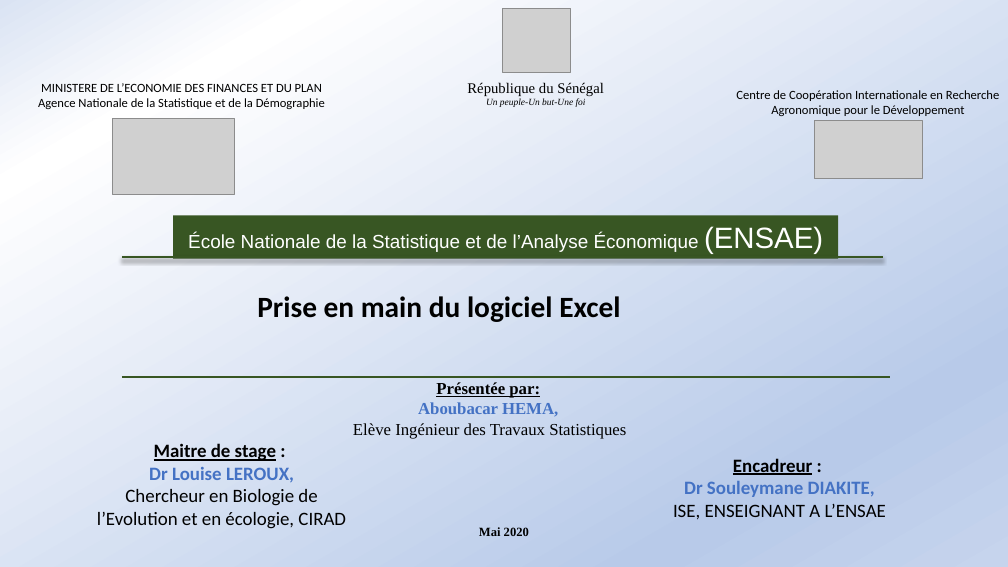
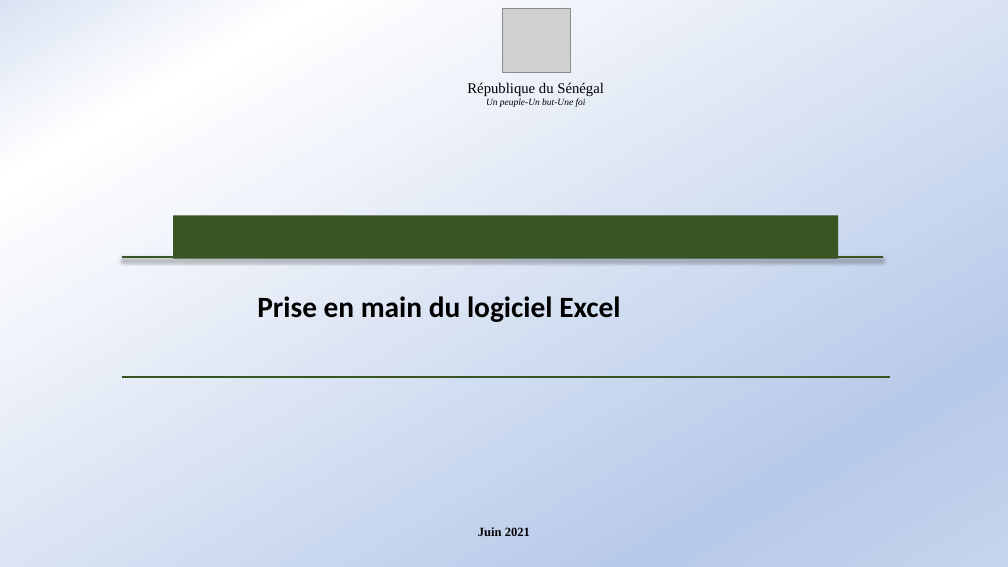
Before and after one commit to Abson-dev/Formation-Excel-IFDC, a slide deck: slide 1 of Cours/IFDC_2.pptx. Drawn at 1008x567 pixels with LibreOffice and Linux fonts; fonts in the diff are those of the drawing; grey boxes stand for pictures. Boxes give left, top, right and bottom in pixels: in the first picture for what was removed or moved away, otherwise in the second. Text is boxed around its words. In the diff, an @@ line names an element or a change of style, - is before the commit and + after.

```diff
--- a/Cours/IFDC_2.pptx
+++ b/Cours/IFDC_2.pptx
@@ text removed at (x1=38, y1=83, x2=325, y2=109) @@
-MINISTERE DE L’ECONOMIE DES FINANCES ET DU PLAN
-Agence Nationale de la Statistique et de la Démographie
@@ picture removed at (x1=113, y1=119, x2=234, y2=194) @@
@@ text removed at (x1=736, y1=90, x2=999, y2=116) @@
-Centre de Coopération Internationale en Recherche
-Agronomique pour le Développement
@@ picture removed at (x1=814, y1=120, x2=923, y2=178) @@
@@ text in rectangle at (x1=188, y1=226, x2=823, y2=254): text removed @@
-École Nationale de la Statistique et de l’Analyse Économique (ENSAE)
@@ text removed at (x1=353, y1=382, x2=626, y2=439) @@
-Présentée par:
-Aboubacar HEMA,
-Elève Ingénieur des Travaux Statistiques
@@ text removed at (x1=97, y1=443, x2=346, y2=529) @@
-Maitre de stage :
-Dr Louise LEROUX,
-Chercheur en Biologie de
-l’Evolution et en écologie, CIRAD
@@ text removed at (x1=673, y1=458, x2=886, y2=519) @@
-Encadreur :
-Dr Souleymane DIAKITE,
-ISE, ENSEIGNANT A L’ENSAE
@@ text at (x1=478, y1=527, x2=530, y2=536): text changed @@
-Mai 2020
+Juin 2021
```
Also in this commit, not shown: 6 other slides changed, 4 slides added, 1 slide removed.
